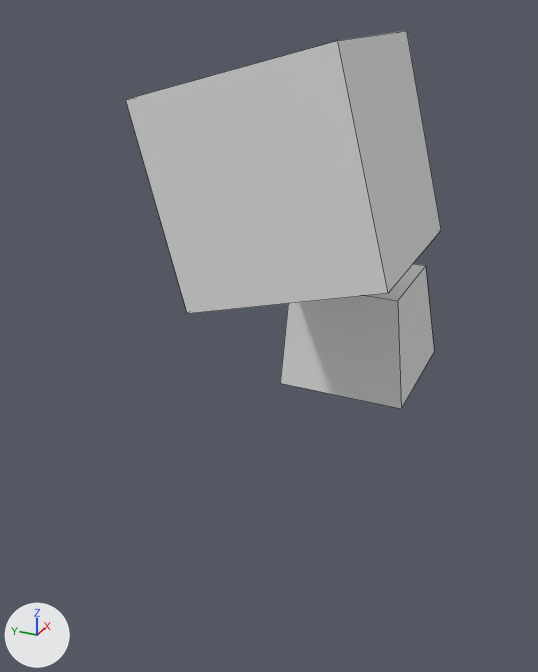
The Blender file monster.blend: old version first, new version second.
The view is the same before and after, from a 50 mm camera at (-10.0, -3.94, 6.76) aimed at (-0.62, 0.28, 2.07). Every picture has the same lights, and +X, +Y and +Z are marked at lower left. Mesh edges are drawn as thin lines.

The scene before the commit, as lines of its bpy script (objects in view):
```python
me_cube_002 = bpy.data.meshes.new('Cube.002')
me_cube_002.from_pydata(...)  # a box spanning x -1.0..1.0, y -1.0..1.0, z -1.0..1.0
me_cube_002.materials.append(mat_material)  # white #e7e7e7
me_cube_004 = bpy.data.meshes.new('Cube.004')
me_cube_004.from_pydata(...)  # a box spanning x -1.0..1.0, y -1.0..1.0, z -1.0..1.0
me_cube_005 = bpy.data.meshes.new('Cube.005')
me_cube_005.from_pydata([(-1.0, -1.14, -0.47), (-1.0, -0.77, 1.06), (-1.0, 0.86, -0.47), (-1.0, 0.57, 0.88), (0.87, -1.14, -0.47), (0.13, -0.77, 1.06), (0.87, 0.86, -0.47), (0.13, 0.57, 0.88)], [], [(0, 1, 3, 2), (2, 3, 7, 6), (6, 7, 5, 4), (4, 5, 1, 0), (2, 6, 4, 0), (7, 3, 1, 5)])
me_cube_007 = bpy.data.meshes.new('Cube.007')
me_cube_007.from_pydata([(-0.08, -0.89, -1.63), (-1.0, -1.0, 1.0), (-0.08, 0.89, -1.63), (-1.0, 1.0, 0.47), (1.52, -0.89, -1.63), (0.89, -1.0, 1.0), (1.52, 0.89, -1.63), (0.89, 1.0, 0.47)], [], [(0, 1, 3, 2), (2, 3, 7, 6), (6, 7, 5, 4), (4, 5, 1, 0), (2, 6, 4, 0), (7, 3, 1, 5)])
ob_cube = bpy.data.objects.new('Cube', me_cube_004)
ob_cube.location = (0.0, 0.1, 4.46)
ob_cube.rotation_euler = (-0.262, 0.0, 0.0)  # degrees (-15, 0, 0)
ob_cube.scale = (1.5, 1.5, 1.5)
ob_cube_001 = bpy.data.objects.new('Cube.001', me_cube_005)
ob_cube_001.location = (2.23, 0.1, 4.94)
ob_cube_001.rotation_euler = (-0.262, 0.0, 0.0)  # degrees (-15, 0, 0)
ob_cube_001.scale = (0.75, 0.75, 0.75)
ob_cube_002 = bpy.data.objects.new('Cube.002', me_cube_007)
ob_cube_002.location = (2.29, -0.08, 4.18)
ob_cube_002.scale = (0.6, 0.6, 0.6)
ob_leg_front_left = bpy.data.objects.new('leg.front.left', me_cube_002)
ob_leg_front_left.location = (2.76, -0.07, 2.6)
ob_leg_front_left.scale = (0.6, 0.6, 0.6)
# also in view: 'paw.front.left' at (2.92, -0.13, 1.0)
```
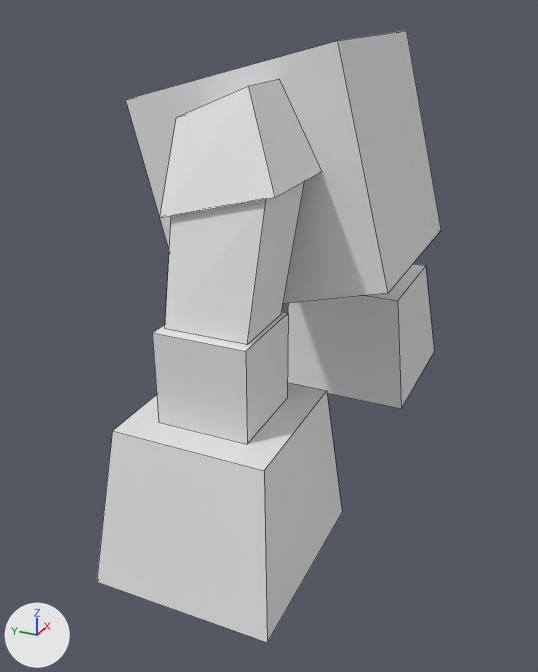
Commit message: copied right leg, rnamed few parts.

Location of each change, (x1, y1, x2, y2) in pixels of the pictures (538 x 672 px):
```json
{"object": "leg.right.front.paw", "change": "added", "after": [97, 383, 342, 643]}
{"object": "leg.right.front.2", "change": "added", "after": [165, 181, 305, 344]}
{"object": "leg.right.shoulder", "change": "added", "after": [160, 79, 322, 218]}
{"object": "leg.right.front.1", "change": "added", "after": [152, 312, 288, 444]}
```

Edits to the scene script, one JSON object a line:
```json
{"op": "add", "block": "ob_leg_right_front_2", "code": ["ob_leg_right_front_2 = bpy.data.objects.new('leg.right.front.2', me_cube_007.copy())  # the mesh of ob_cube_002", "ob_leg_right_front_2.location = (-2.29, -0.08, 4.18)", "ob_leg_right_front_2.scale = (-0.6, 0.6, 0.6)"]}
{"op": "add", "block": "ob_leg_right_shoulder", "code": ["ob_leg_right_shoulder = bpy.data.objects.new('leg.right.shoulder', me_cube_005.copy())  # the mesh of ob_cube_001", "ob_leg_right_shoulder.location = (-2.24, 0.1, 4.94)", "ob_leg_right_shoulder.rotation_euler = (-0.262, 0.0, 0.0)  # degrees (-15, 0, 0)", "ob_leg_right_shoulder.scale = (-0.75, 0.75, 0.75)"]}
{"op": "add", "block": "ob_leg_right_front_1", "code": ["ob_leg_right_front_1 = bpy.data.objects.new('leg.right.front.1', me_cube_002.copy())  # the mesh of ob_leg_front_left", "ob_leg_right_front_1.location = (-2.76, -0.07, 2.6)", "ob_leg_right_front_1.scale = (-0.6, 0.6, 0.6)"]}
{"op": "add", "block": "ob_leg_right_front_paw", "code": ["ob_leg_right_front_paw = bpy.data.objects.new('leg.right.front.paw', me_cube.copy())  # the mesh of ob_paw_front_left", "ob_leg_right_front_paw.location = (-2.76, -0.07, 1.0)", "ob_leg_right_front_paw.scale = (-1.0, 1.0, 1.0)"]}
```
